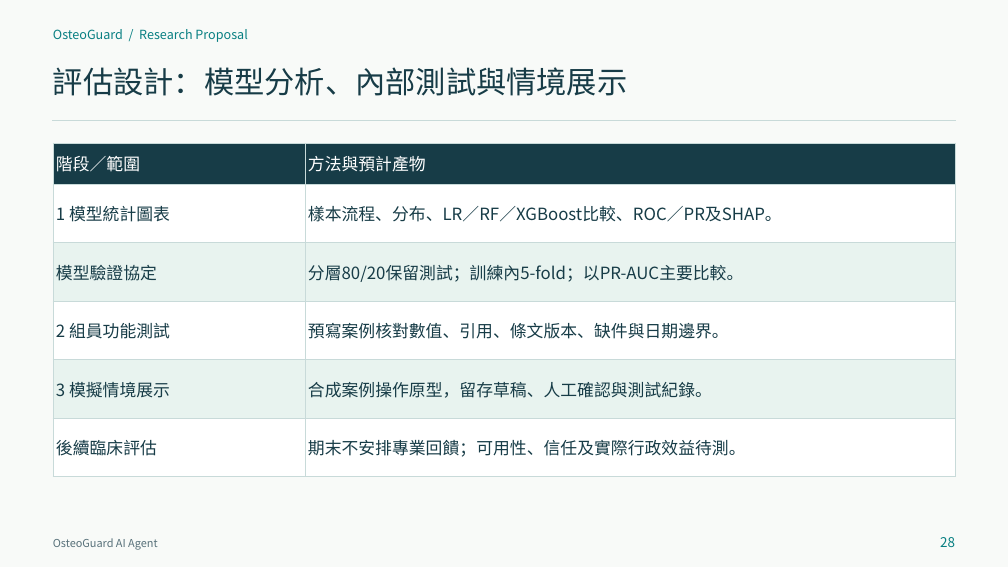
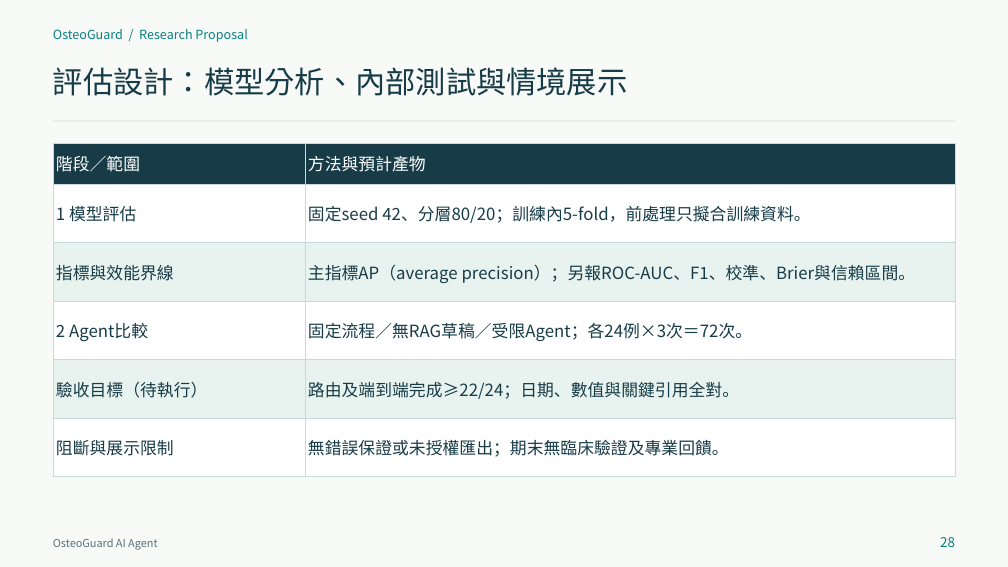
Before and after one commit to contemplator/nchu-bone-health-agent, a slide deck: slide 28 of output/OsteoGuard_Proposal_20261102.pptx. Drawn at 1008x567 pixels with LibreOffice and Linux fonts; fonts in the diff are those of the drawing. Boxes give left, top, right and bottom in pixels: in the first picture for what was removed or moved away, otherwise in the second. Text is boxed around its words. In the diff, an @@ line names an element or a change of style, - is before the commit and + after.

Commit message:
update: 修改期末 Proposal 相關檔案 fix: 參考文獻和文件內容衝突的部分

```diff
--- a/output/OsteoGuard_Proposal_20261102.pptx
+++ b/output/OsteoGuard_Proposal_20261102.pptx
@@ line (53, 121) - (955, 121): stroke #C8DAD9 0.75 pt to #C8DAD9 1 pt @@
@@ table at [53,143,955,476] @@
-row 2, column 1: 1 模型統計圖表
+row 2, column 1: 1 模型評估
-row 2, column 2: 樣本流程、分布、LR／RF／XGBoost比較、ROC／PR及SHAP。
+row 2, column 2: 固定seed 42、分層80/20；訓練內5-fold，前處理只擬合訓練資料。
-row 3, column 1: 模型驗證協定
+row 3, column 1: 指標與效能界線
-row 3, column 2: 分層80/20保留測試；訓練內5-fold；以PR-AUC主要比較。
+row 3, column 2: 主指標AP（average precision）；另報ROC-AUC、F1、校準、Brier與信賴區間。
-row 4, column 1: 2 組員功能測試
+row 4, column 1: 2 Agent比較
-row 4, column 2: 預寫案例核對數值、引用、條文版本、缺件與日期邊界。
+row 4, column 2: 固定流程／無RAG草稿／受限Agent；各24例×3次＝72次。
-row 5, column 1: 3 模擬情境展示
+row 5, column 1: 驗收目標（待執行）
-row 5, column 2: 合成案例操作原型，留存草稿、人工確認與測試紀錄。
+row 5, column 2: 路由及端到端完成≥22/24；日期、數值與關鍵引用全對。
-row 6, column 1: 後續臨床評估
+row 6, column 1: 阻斷與展示限制
-row 6, column 2: 期末不安排專業回饋；可用性、信任及實際行政效益待測。
+row 6, column 2: 無錯誤保證或未授權匯出；期末無臨床驗證及專業回饋。
@@ borders changed @@
```
Also in this commit, not shown: 28 other slides changed, 6 slides added, 6 slides removed, 7 other files.
